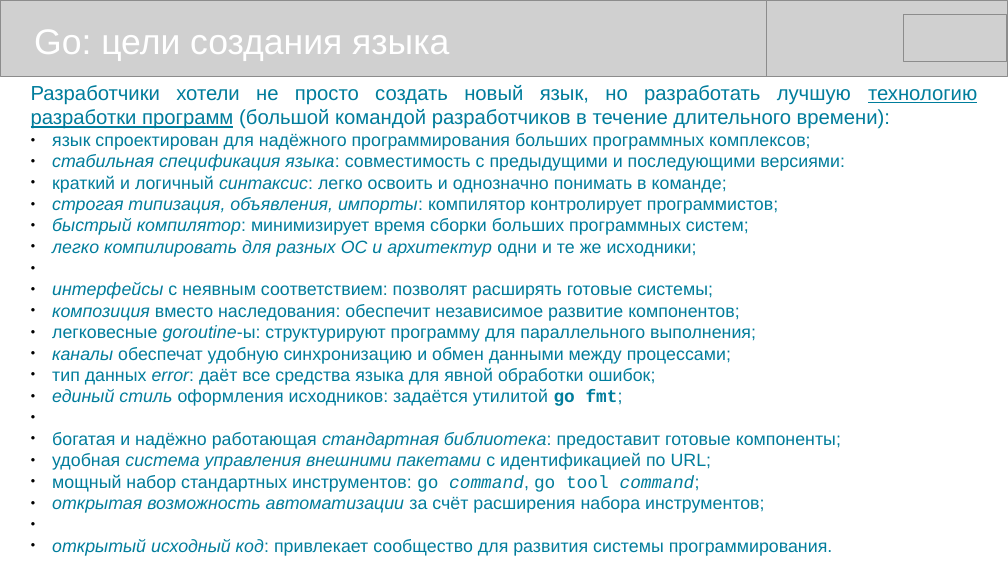
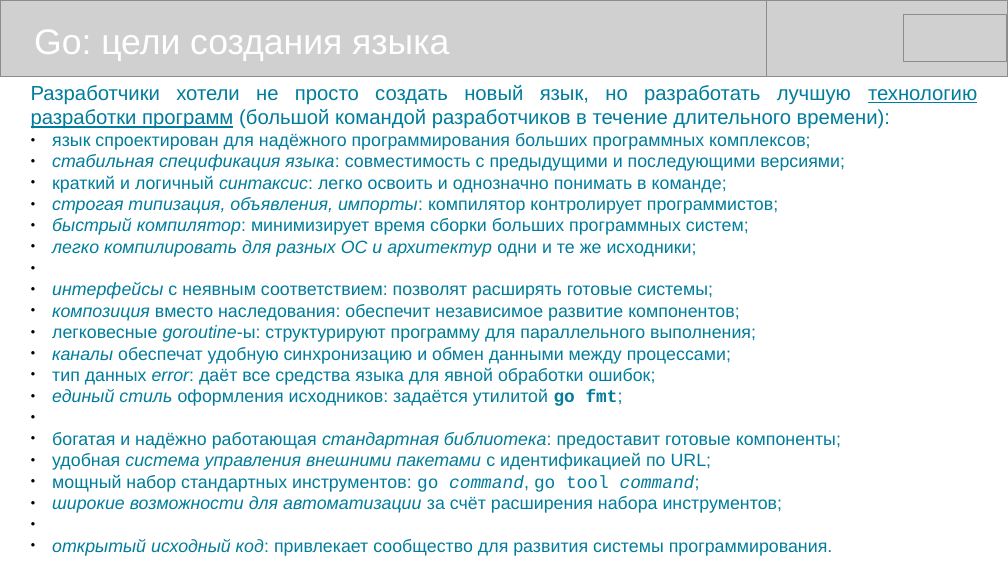
Before and after one commit to mike-shock/Go_language, a slide deck: slide 5 of Go_Review.odp. Drawn at 1008x567 pixels with LibreOffice and Linux fonts; fonts in the diff are those of the drawing; grey boxes stand for pictures. Boxes give left, top, right and bottom in pixels: in the first picture for what was removed or moved away, otherwise in the second. Text is boxed around its words. In the diff, an @@ line names an element or a change of style, - is before the commit and + after.

```diff
--- a/Go_Review.odp
+++ b/Go_Review.odp
@@ text at (52,154,845,171): text changed @@
-● стабильная спецификация языка: совместимость с предыдущими и последующими версиями:
+● стабильная спецификация языка: совместимость с предыдущими и последующими версиями;
@@ text at (52,496,783,513): text changed @@
-● открытая возможность автоматизации за счёт расширения набора инструментов;
+● широкие возможности для автоматизации за счёт расширения набора инструментов;
```
Also in this commit, not shown: 3 other slides changed, 1 other file.
